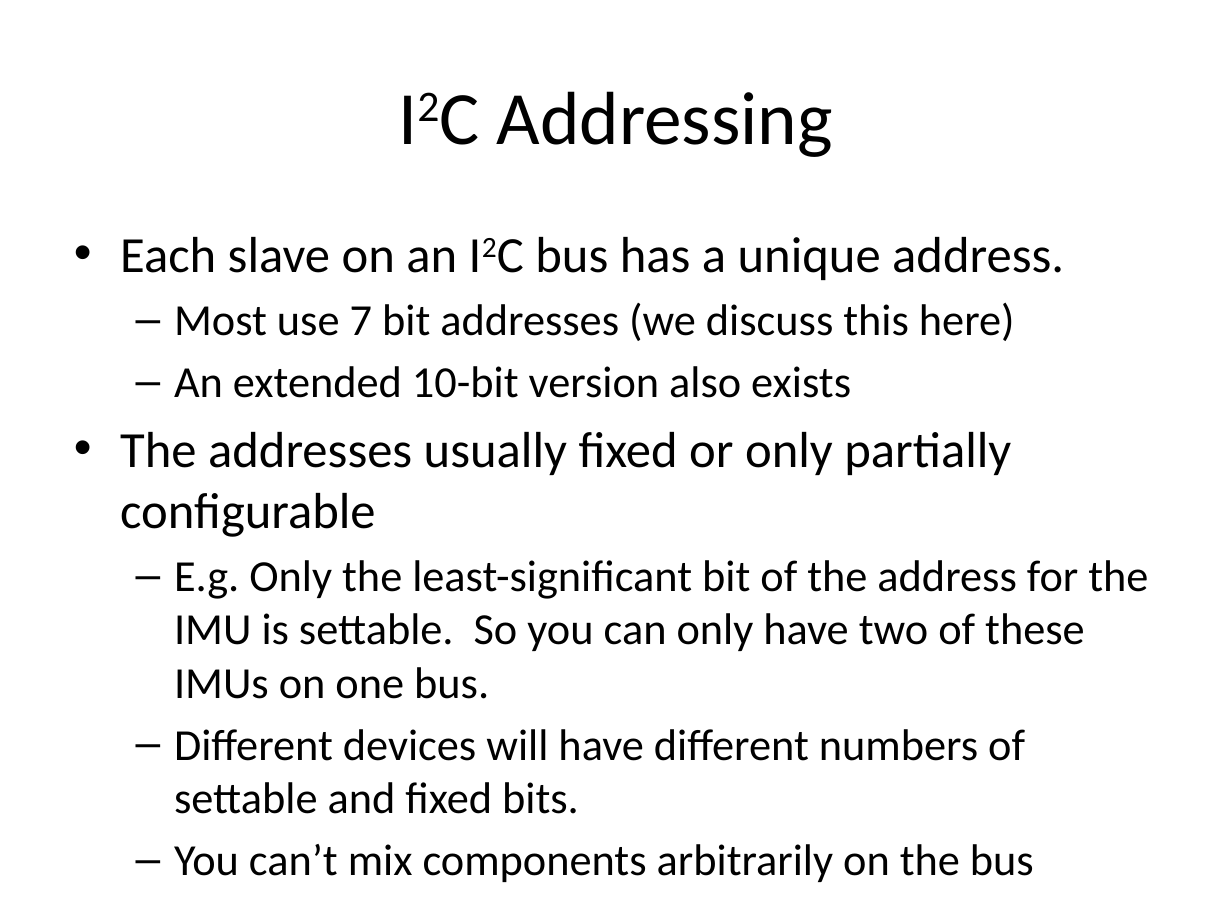
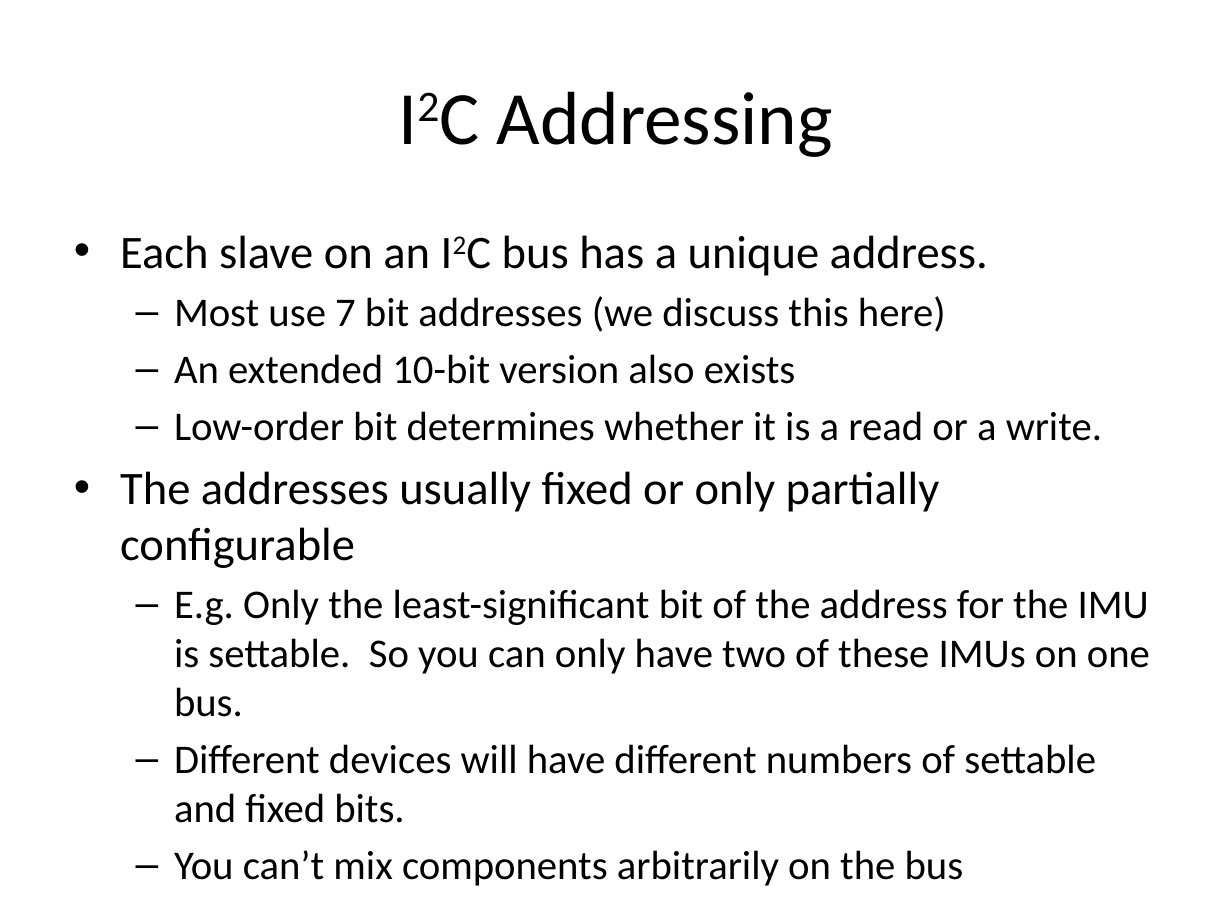
Before and after one commit to NVSL/QuadClass-Resources, a slide deck: slide 12 of Lecture Slides/03-Components.pptx (slide 9 before the commit). Drawn at 1232x924 pixels with LibreOffice and Linux fonts; fonts in the diff are those of the drawing. Boxes give left, top, right and bottom in pixels: in the first picture for what was removed or moved away, otherwise in the second. Text is boxed around its words. In the diff, an @@ line names an element or a change of style, - is before the commit and + after.

Commit message:
update slides

```diff
--- a/Lecture Slides/03-Components.pptx
+++ b/Lecture Slides/03-Components.pptx
@@ text at bbox=[120, 235, 1150, 886]: size 29.6 to 27.2 pt in "Each slave on an I2C bus has ...", "The addresses usually fixed or only partially ..."; size 25.9 to 23.8 pt in "Most use 7 bit addresses (we discuss ...", "An extended 10-bit version also exists", "E.g. Only the least-significant bit of the ...", "Different devices will have different numbers of ..." and 1 more places @@
@@ text at bbox=[174, 411, 1102, 441]: paragraph added @@
+  – Low-order bit determines whether it is a read or a write.
```
Also in this commit, not shown: 2 other slides changed, 6 slides added, 1 slide removed, 4 other files.
